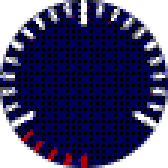
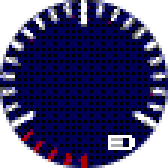
Revision of a layered 168x168 image; what changed, layer by layer:
painted on "Original" over [108, 135, 135, 150]
